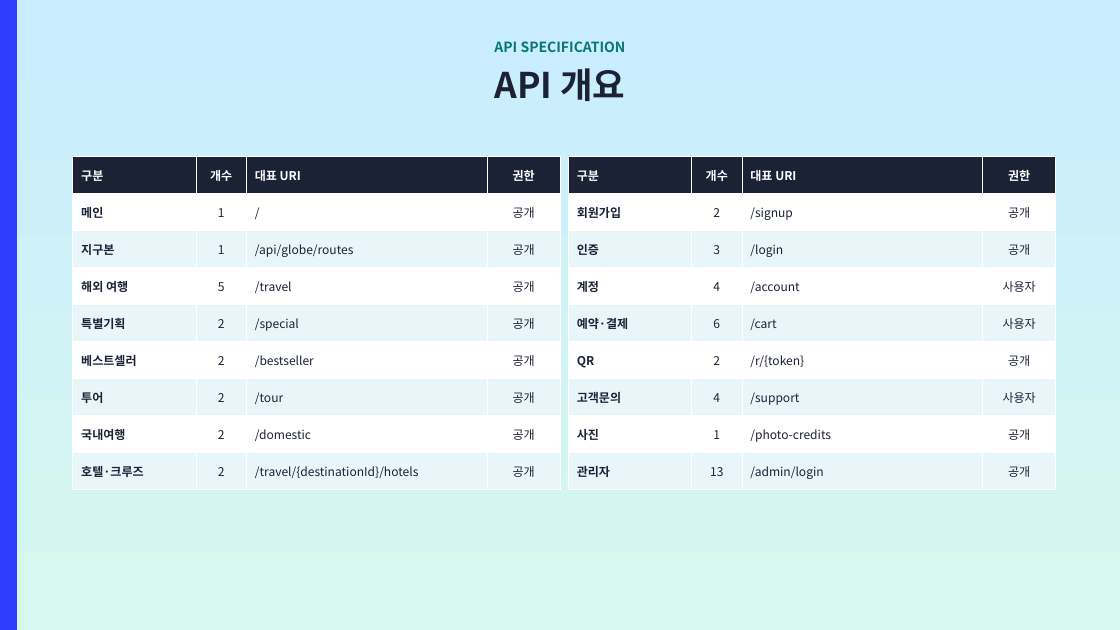
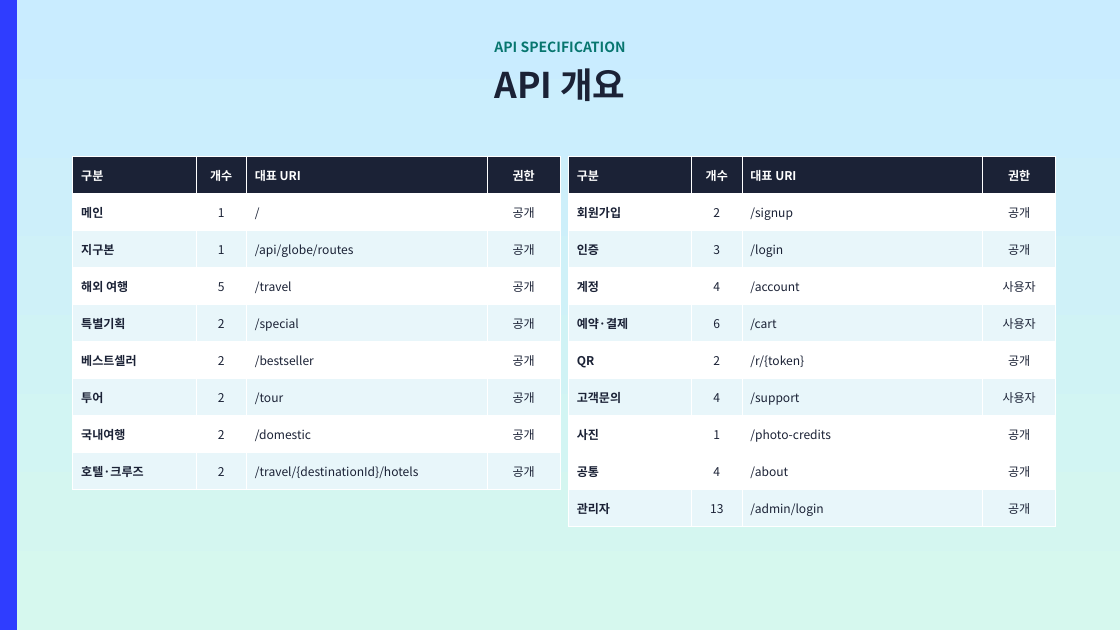
Before and after one commit to ho8566z/nado-gam_word, a slide deck: slide 20 of ppt_output/나도감_발표.pptx. Drawn at 1120x630 pixels with LibreOffice and Linux fonts; fonts in the diff are those of the drawing. Boxes give left, top, right and bottom in pixels: in the first picture for what was removed or moved away, otherwise in the second. Text is boxed around its words. In the diff, an @@ line names an element or a change of style, - is before the commit and + after.

```diff
--- a/ppt_output/나도감_발표.pptx
+++ b/ppt_output/나도감_발표.pptx
@@ table at (568, 157, 1056, 526) @@
+row 9: 공통 | 4 | /about | 공개
```
Also in this commit, not shown: 1 other slide changed, 11 other files.
